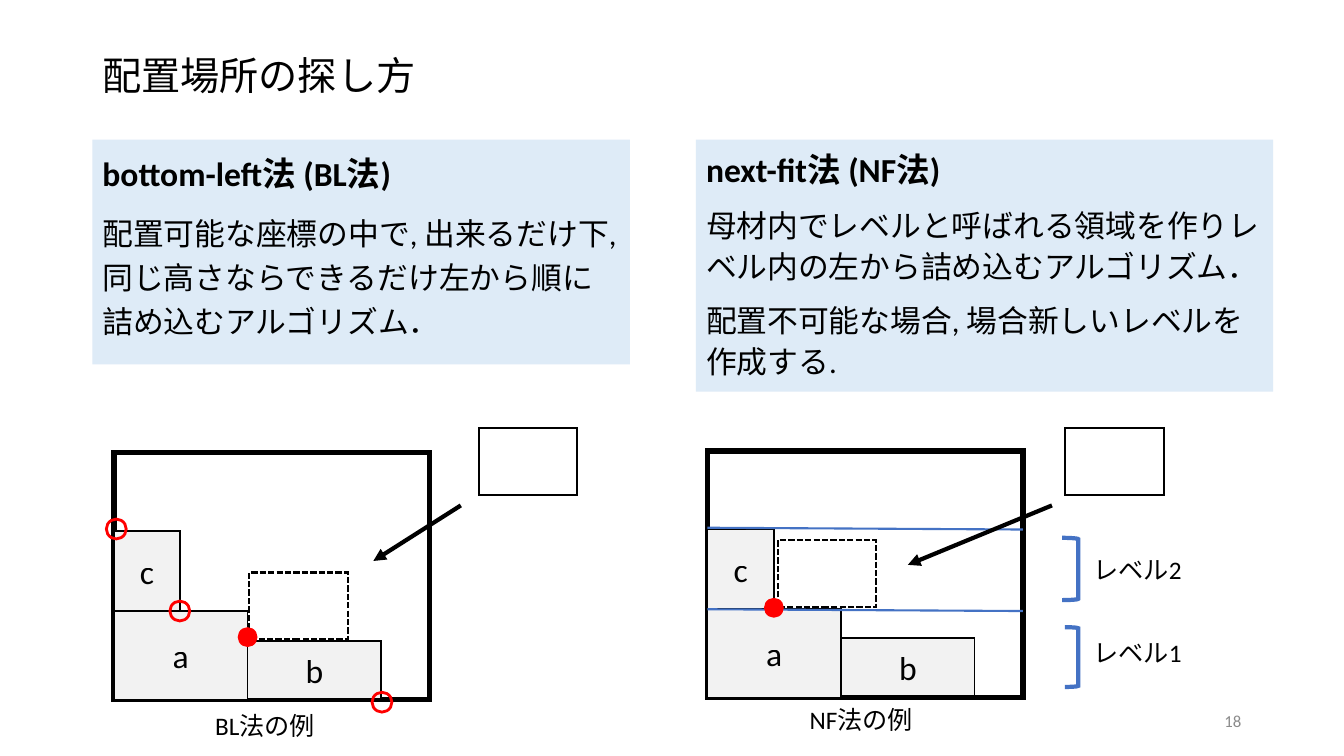
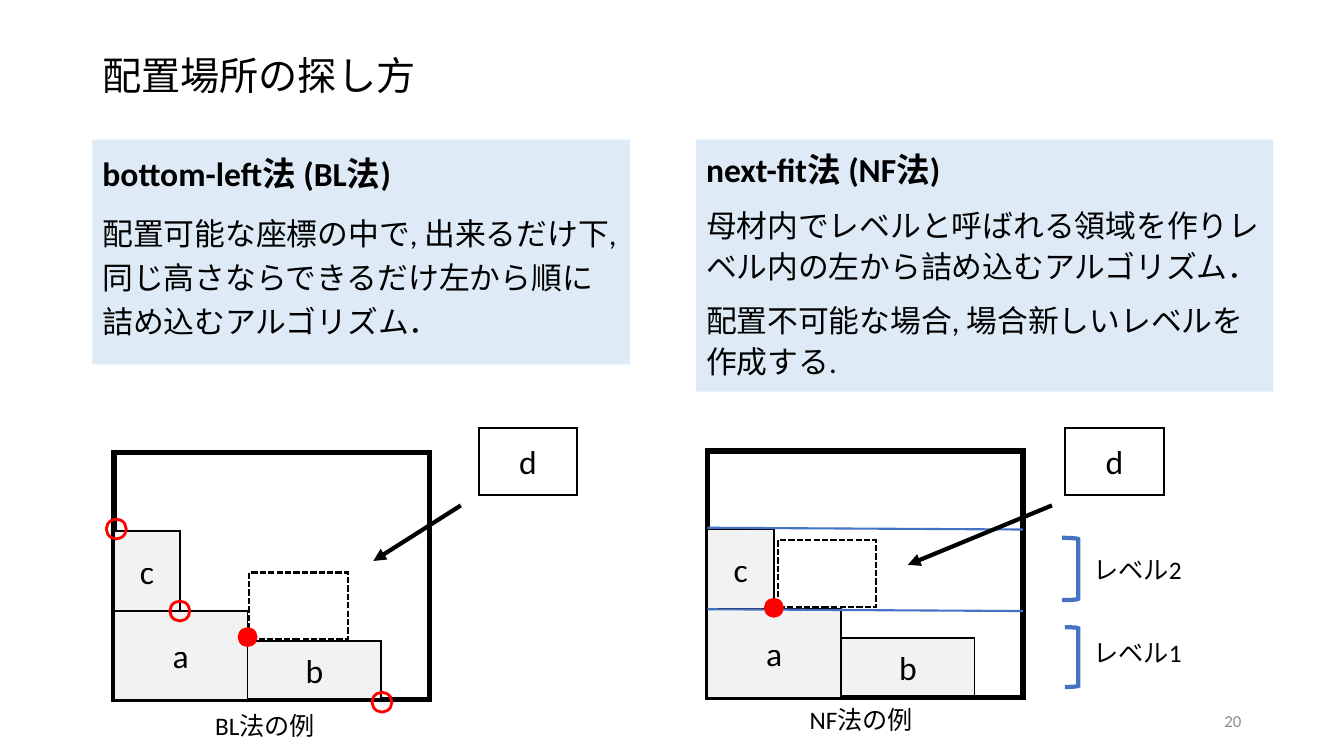
Before and after one commit to r-kurosu/kline, a slide deck: slide 20 of 卒論発表用スライド.pptx (slide 18 before the commit). Drawn at 1344x756 pixels with LibreOffice and Linux fonts; fonts in the diff are those of the drawing. Boxes give left, top, right and bottom in pixels: in the first picture for what was removed or moved away, otherwise in the second. Text is boxed around its words. In the diff, an @@ line names an element or a change of style, - is before the commit and + after.

```diff
--- a/卒論発表用スライド.pptx
+++ b/卒論発表用スライド.pptx
@@ text in rectangle at (519, 451, 537, 475): text added @@
+d
@@ text in rectangle at (1106, 451, 1124, 475): text added @@
+d
@@ page number at (1224, 716, 1241, 727): text changed @@
-18
+20
```
Also in this commit, not shown: 5 other slides changed, 2 slides added, 1 other file.
